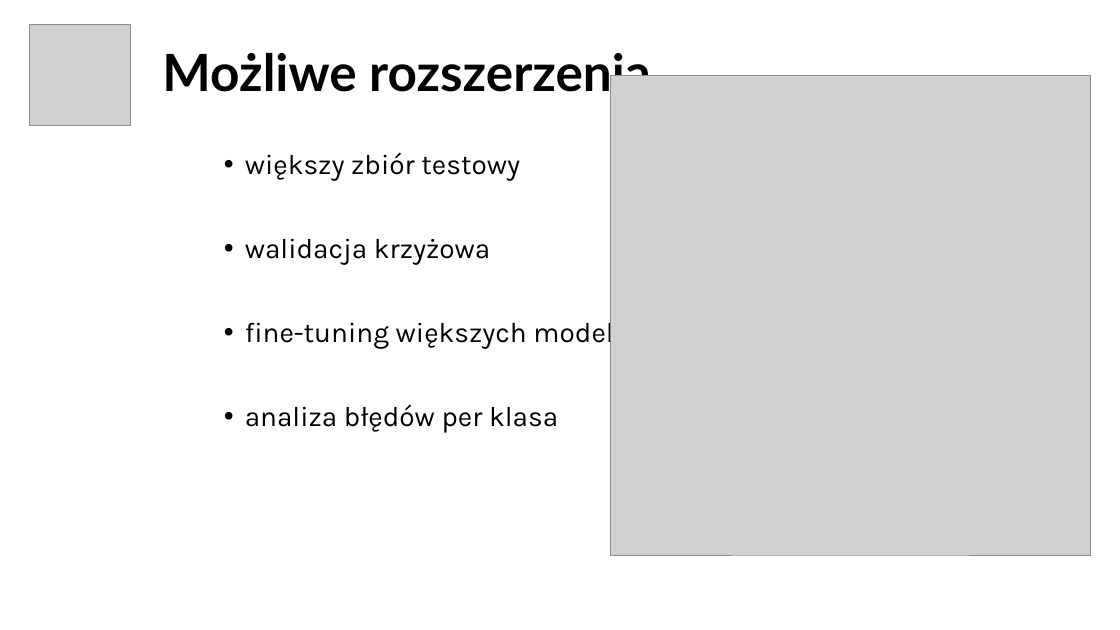
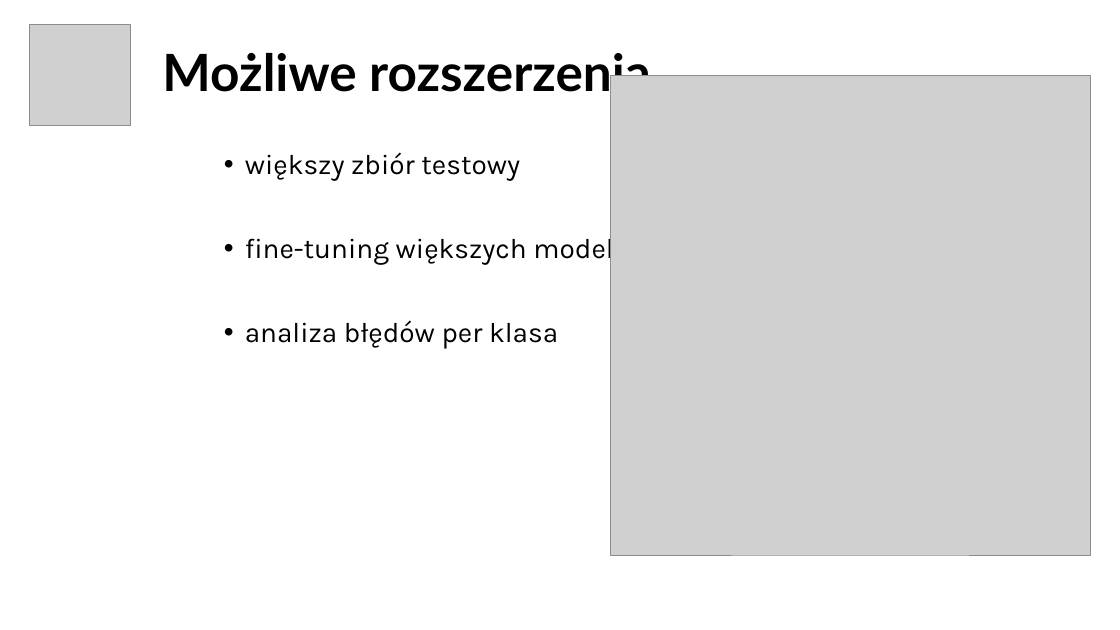
Before and after one commit to orhis/widzenie, a slide deck: slide 15 of Porównanie skuteczności lekkich sieci CNN w zadaniu klasyfikacji.pptx (slide 16 before the commit). Drawn at 1120x630 pixels with LibreOffice and Linux fonts; fonts in the diff are those of the drawing; grey boxes stand for pictures. Boxes give left, top, right and bottom in pixels: in the first picture for what was removed or moved away, otherwise in the second. Text is boxed around its words. In the diff, an @@ line names an element or a change of style, - is before the commit and + after.

```diff
--- a/Porównanie skuteczności lekkich sieci CNN w zadaniu klasyfikacji.pptx
+++ b/Porównanie skuteczności lekkich sieci CNN w zadaniu klasyfikacji.pptx
@@ text at (x1=245, y1=238, x2=490, y2=265): paragraph removed @@
-• walidacja krzyżowa
```
Also in this commit, not shown: 1 other slide changed, 1 slide added, 2 slides removed.
